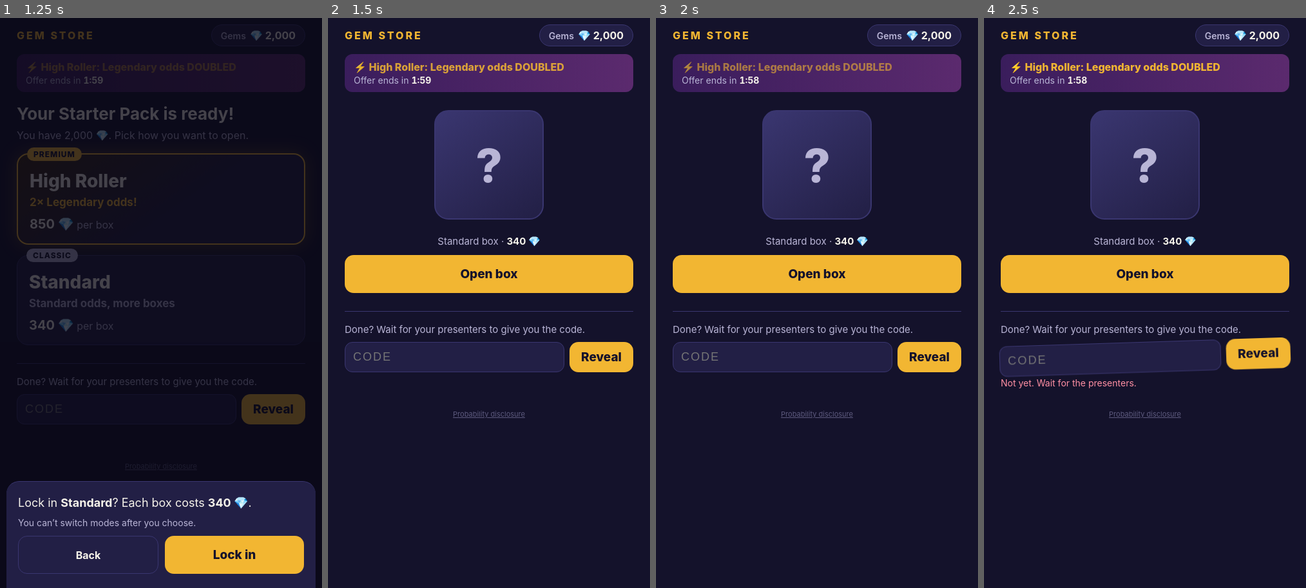
Above: before the commit, frames 1-4 (left to right).
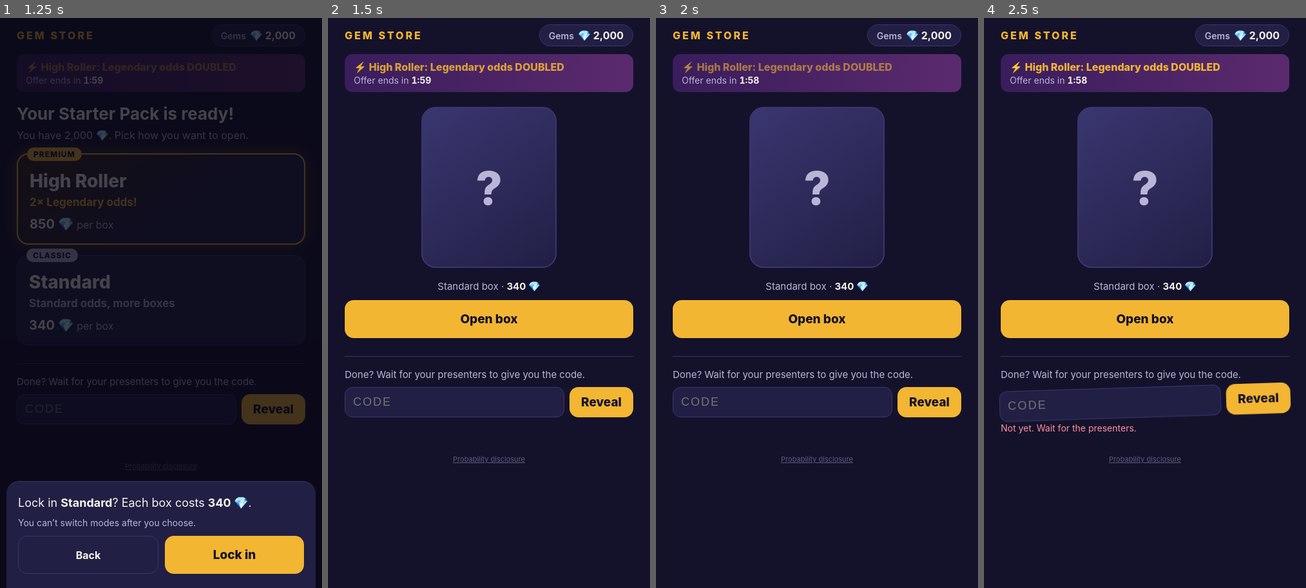
Above: after the commit, the same moments.

Repository: chp53255/ingameCurrenciesWeb
Game: browser game, page index.html
The game is run twice, just before and just after one commit, with the same random seed, the same clock (stepped at 60 frames per second) and the same inputs.
Inputs (mouse positions are in pixels of both pictures, inside the frame that each line leads up to):
- Up to frame 1 (1.25 s): click (125, 411) at 0.27 s; type "Alex" at 0.27 s; click "CLASSIC Standard Standard odd…" at 0.52 s
- Up to frame 2 (1.5 s): click "Lock in" at 1.27 s
- Up to frame 3 (2 s): click (817, 35) at 1.87 s
- Up to frame 4 (2.5 s): click "Reveal" at 2.47 s

Frame 1 is identical in both runs. In frame 2, 26% of the frame differs, in the area x 5-95%, y 15-79%; in frame 3, 26%; in frame 4, 27%, in the area x 4-96%, y 15-79%.

Commit message:
images addition

Diff:
--- a/index.html
+++ b/index.html
@@ -49,8 +49,8 @@
   .mode .price { margin-top: 6px; font-size: 16px; color: var(--muted); }
   .mode .price b { color: var(--cream); font-size: 20px; }
 
-  .stage { display: flex; justify-content: center; margin: 14px 0; min-height: 190px; align-items: center; }
-  .box { width: 170px; height: 170px; border-radius: 22px; display: flex; flex-direction: column; align-items: center; justify-content: center;
+  .stage { display: flex; justify-content: center; margin: 14px 0; min-height: 260px; align-items: center; }
+  .box { width: 210px; height: 250px; border-radius: 22px; display: flex; flex-direction: column; align-items: center; justify-content: center;
     background: linear-gradient(145deg, #3a3670, #221f45); border: 2px solid var(--line); text-align: center; padding: 12px; }
   .box.premium { background: linear-gradient(145deg, #6b4e10, #2c2341); border-color: var(--gold); }
   .box .q { font-size: 72px; font-weight: 800; color: var(--muted); }
@@ -58,7 +58,9 @@
   .box.shake { animation: shake .55s ease-in-out infinite; }
   .box.result { animation: pop .35s ease-out; }
   .box .tier { font-size: 13px; font-weight: 800; letter-spacing: 2px; text-transform: uppercase; }
-  .box .item { font-size: 20px; font-weight: 800; margin-top: 6px; line-height: 1.2; }
+  .box .item { font-size: 18px; font-weight: 800; margin-top: 4px; line-height: 1.15; }
+  .box .portrait { width: 140px; height: 150px; object-fit: contain; border-radius: 10px; margin-bottom: 8px; }
+  .box .note { font-size: 12px; color: var(--muted); margin-top: 2px; }
   .box.t-Common { border-color: var(--common); background: linear-gradient(145deg, #3a3670, #221f45); } .box.t-Common .tier { color: var(--common); }
   .box.t-Rare { border-color: var(--rare); background: linear-gradient(145deg, #1d3a55, #221f45); } .box.t-Rare .tier { color: var(--rare); }
   .box.t-Epic { border-color: var(--epic); background: linear-gradient(145deg, #45225f, #221f45); } .box.t-Epic .tier { color: var(--epic); }
@@ -81,7 +83,9 @@
   .chip { border-radius: 999px; padding: 6px 12px; font-size: 14px; font-weight: 700; background: var(--panel); border: 1px solid var(--line); }
   .chip.Common { color: var(--common); } .chip.Rare { color: var(--rare); } .chip.Epic { color: var(--epic); } .chip.Legendary { color: var(--legendary); }
   .pulls { list-style: none; padding: 0; margin: 10px 0 0; display: flex; flex-direction: column; gap: 6px; }
-  .pulls li { display: flex; justify-content: space-between; background: var(--panel); border-radius: 10px; padding: 10px 12px; font-size: 15px; }
+  .pulls li { display: flex; justify-content: space-between; align-items: center; gap: 10px; background: var(--panel); border-radius: 10px; padding: 8px 12px; font-size: 15px; }
+  .pulls .who { display: flex; align-items: center; gap: 10px; }
+  .pulls img { width: 36px; height: 40px; object-fit: cover; border-radius: 6px; }
   .pulls .Common { color: var(--common); } .pulls .Rare { color: var(--rare); } .pulls .Epic { color: var(--epic); } .pulls .Legendary { color: var(--legendary); font-weight: 800; }
 
   .reveal { margin-top: 28px; border-top: 1px solid var(--line); padding-top: 18px; }
@@ -168,13 +172,34 @@
       ]
     }
   ],
+  // Rarity follows how recently each person served: the most recent are rarest.
+  // img paths are relative to index.html; put the 15 files in an img/ folder.
   items: {
-    Legendary: ["Solar Crown", "Void Dragon Wings"],
-    Epic: ["Neon Katana", "Aurora Cape", "Phantom Mask"],
-    Rare: ["Chrome Visor", "Ember Boots", "Frost Trail", "Gold-Trim Jacket"],
-    Common: ["Gray Hoodie", "Sticker: GG", "Emote: Wave", "Spray: Smiley", "Brown Boots", "Blue Bandana"]
+    Legendary: [
+      { name: "Donald Trump",      note: "45th & 47th President", img: "img/trump.jpg" },
+      { name: "Joe Biden",         note: "46th President",        img: "img/biden.jpg" }
+    ],
+    Epic: [
+      { name: "Barack Obama",      note: "44th President",        img: "img/obama.jpg" },
+      { name: "George W. Bush",    note: "43rd President",        img: "img/bush.jpg" },
+      { name: "Bill Clinton",      note: "42nd President",        img: "img/clinton.jpg" }
+    ],
+    Rare: [
+      { name: "Ronald Reagan",     note: "40th President",        img: "img/reagan.jpg" },
+      { name: "Jimmy Carter",      note: "39th President",        img: "img/carter.jpg" },
+      { name: "John F. Kennedy",   note: "35th President",        img: "img/jfk.jpg" },
+      { name: "Theodore Roosevelt", note: "26th President",       img: "img/teddy-roosevelt.jpg" }
+    ],
+    Common: [
+      { name: "Ulysses S. Grant",  note: "18th President",        img: "img/grant.jpg" },
+      { name: "Abraham Lincoln",   note: "16th President",        img: "img/lincoln.jpg" },
+      { name: "Andrew Jackson",    note: "7th President",         img: "img/jackson.jpg" },
+      { name: "Thomas Jefferson",  note: "3rd President",         img: "img/jefferson.jpg" },
+      { name: "George Washington", note: "1st President",         img: "img/washington.jpg" },
+      { name: "Benjamin Franklin", note: "Founding Father (never President)", img: "img/franklin.jpg" }
+    ]
   },
-  storageKey: "gemstore-v2"
+  storageKey: "gemstore-v3"
 };
 const TIER_ORDER = ["Legendary", "Epic", "Rare", "Common"];
 
@@ -235,7 +260,8 @@
 function drawPull(mode) {
   const roll = roll1000();
   const tier = mode.tiers.find(t => roll <= t.max).name;
-  return { tier, item: pick(CONFIG.items[tier]), roll };
+  const it = pick(CONFIG.items[tier]);
+  return { tier, item: it.name, note: it.note, img: it.img, roll };
 }
 
 function counts() {
@@ -316,7 +342,9 @@
   if (shaking) return `<div class="box shake${premium}" aria-label="Opening box"><span class="q">?</span></div>`;
   if (lastPull) {
     return `<div class="box result t-${lastPull.tier}">
-      <span class="tier">${lastPull.tier}</span><span class="item">${lastPull.item}</span></div>`;
+      <img class="portrait" src="${lastPull.img}" alt="${lastPull.item}" onerror="this.remove()">
+      <span class="tier">${lastPull.tier}</span><span class="item">${lastPull.item}</span>
+      <span class="note">${lastPull.note}</span></div>`;
   }
   return `<div class="box${premium}" aria-label="Unopened loot box"><span class="q">?</span></div>`;
 }
@@ -327,7 +355,7 @@
   const c = counts();
   const chips = TIER_ORDER.filter(t => c[t] > 0).map(t => `<span class="chip ${t}">${t} × ${c[t]}</span>`).join("");
   const recent = state.opened.slice().reverse()
-    .map(p => `<li><span class="${p.tier}">${p.item}</span><span class="${p.tier}">${p.tier}</span></li>`).join("");
+    .map(p => `<li><span class="who"><img src="${p.img}" alt="" onerror="this.remove()"><span class="${p.tier}">${p.item}</span></span><span class="${p.tier}">${p.tier}</span></li>`).join("");
 
   let action;
   if (canOpen > 0 || busy) {
@@ -361,6 +389,7 @@
   const mine = id => (m && m.id === id ? " mine" : "");
 
   const leftUSD = state.gems * usdPerGem();
+  const totalItems = TIER_ORDER.reduce((n, t) => n + CONFIG.items[t].length, 0);
   const pulled = TIER_ORDER.filter(t => c[t] > 0).map(t => `${c[t]} ${t}`).join(", ") || "nothing";
   const top = `<div class="receipt">
     <h1>Your receipt</h1>
@@ -372,6 +401,7 @@
       <tr><td>Real price of each box</td><td>${n ? fmtUSD(CONFIG.packUSD / n) : "—"}</td></tr>
       <tr class="warn"><td>Gems stuck in your account</td><td>${fmtInt(state.gems)} 💎 = ${fmtUSD(leftUSD)}</td></tr>
       <tr><td>What you got</td><td>${pulled}</td></tr>
+      <tr><td>Collection</td><td>${new Set(state.opened.map(p => p.item)).size} of ${totalItems} portraits</td></tr>
     </table>
   </div>`;
 
@@ -434,7 +464,7 @@
     const lines = CONFIG.modes.map(m => `${m.name}: ` + m.tiers.map(t => `${t.name} ${t.pct}%`).join(", ")).join(". ");
     return `<div class="modal" data-action="close"><div class="sheet" role="dialog" aria-modal="true" aria-label="Probability disclosure">
       <p class="tiny">PROBABILITY DISCLOSURE. Item drop probabilities per loot box. ${lines}.
-      Gems are sold in Starter Packs of ${fmtInt(CONFIG.startGems)}. Items have no cash value. Rates may change at any time without notice.</p>
+      Rarity follows how recently each figure served; the most recent are rarest. Gems are sold in Starter Packs of ${fmtInt(CONFIG.startGems)}. Items have no cash value. Rates may change at any time without notice.</p>
       <div class="actions"><button class="ghost" data-action="close">Close</button></div>
     </div></div>`;
   }
@@ -516,6 +546,9 @@
   if (t) t.textContent = timerText();
 }, 1000);
 
+// Preload portraits so each reveal shows instantly.
+TIER_ORDER.forEach(t => CONFIG.items[t].forEach(it => { const im = new Image(); im.src = it.img; }));
+
 render();
 </script>
 </body>
Renamed: biden.jpg -> img/biden.jpg
Renamed: bush.jpg -> img/bush.jpg
Renamed: carter.jpg -> img/carter.jpg
Renamed: clinton.jpg -> img/clinton.jpg
Renamed: franklin.jpg -> img/franklin.jpg
Renamed: grant.jpg -> img/grant.jpg
Renamed: jackson.jpg -> img/jackson.jpg
Renamed: jefferson.jpg -> img/jefferson.jpg
Renamed: jfk.jpg -> img/jfk.jpg
Renamed: lincoln.jpg -> img/lincoln.jpg
Renamed: obama.jpg -> img/obama.jpg
Renamed: reagan.jpg -> img/reagan.jpg
(and 3 more such lines)
